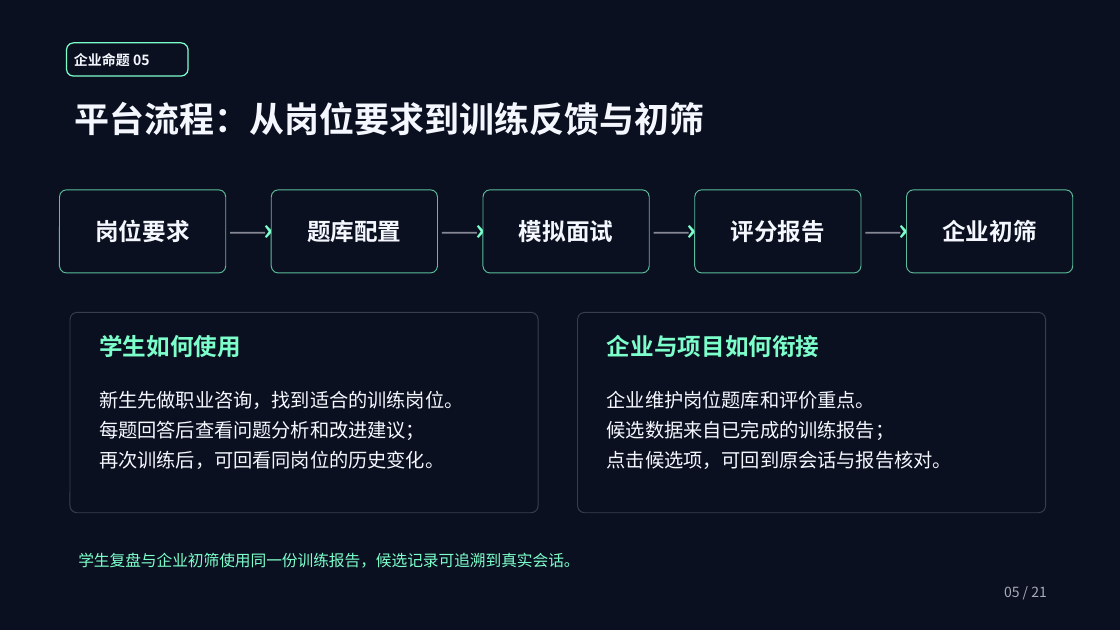
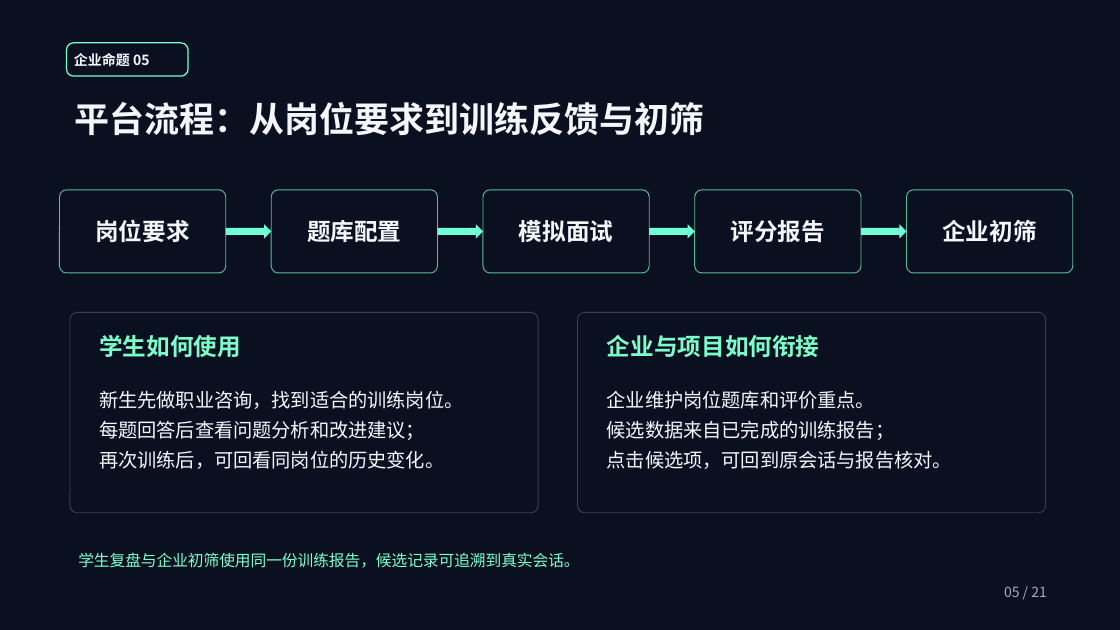
Before and after one commit to a1610064859-beep/ai_interview_hub, a slide deck: slide 5 of deliverables/项目验收汇报_审查修订版_箭头修复版.pptx. Drawn at 1120x630 pixels with LibreOffice and Linux fonts; fonts in the diff are those of the drawing; background and template pictures are left out. Boxes give left, top, right and bottom in pixels: in the first picture for what was removed or moved away, otherwise in the second. Text is boxed around its words. In the diff, an @@ line names an element or a change of style, - is before the commit and + after.

```diff
--- a/deliverables/项目验收汇报_审查修订版_箭头修复版.pptx
+++ b/deliverables/项目验收汇报_审查修订版_箭头修复版.pptx
@@ text removed at (x1=255, y1=207, x2=277, y2=244) @@
-›
@@ text removed at (x1=467, y1=207, x2=489, y2=244) @@
-›
@@ text removed at (x1=679, y1=207, x2=701, y2=244) @@
-›
@@ text removed at (x1=891, y1=207, x2=912, y2=244) @@
-›
@@ right arrow added at (x1=226, y1=224, x2=271, y2=239), fill #71FFD7 @@
@@ rectangle removed at (x1=230, y1=232, x2=266, y2=234) @@
@@ right arrow added at (x1=438, y1=224, x2=483, y2=239), fill #71FFD7 @@
@@ rectangle removed at (x1=442, y1=232, x2=477, y2=234) @@
@@ right arrow added at (x1=649, y1=224, x2=695, y2=239), fill #71FFD7 @@
@@ rectangle removed at (x1=654, y1=232, x2=689, y2=234) @@
@@ right arrow added at (x1=861, y1=224, x2=907, y2=239), fill #71FFD7 @@
@@ rectangle removed at (x1=865, y1=232, x2=901, y2=234) @@
```
Also in this commit, not shown: 3 other slides changed, 1 other file.
